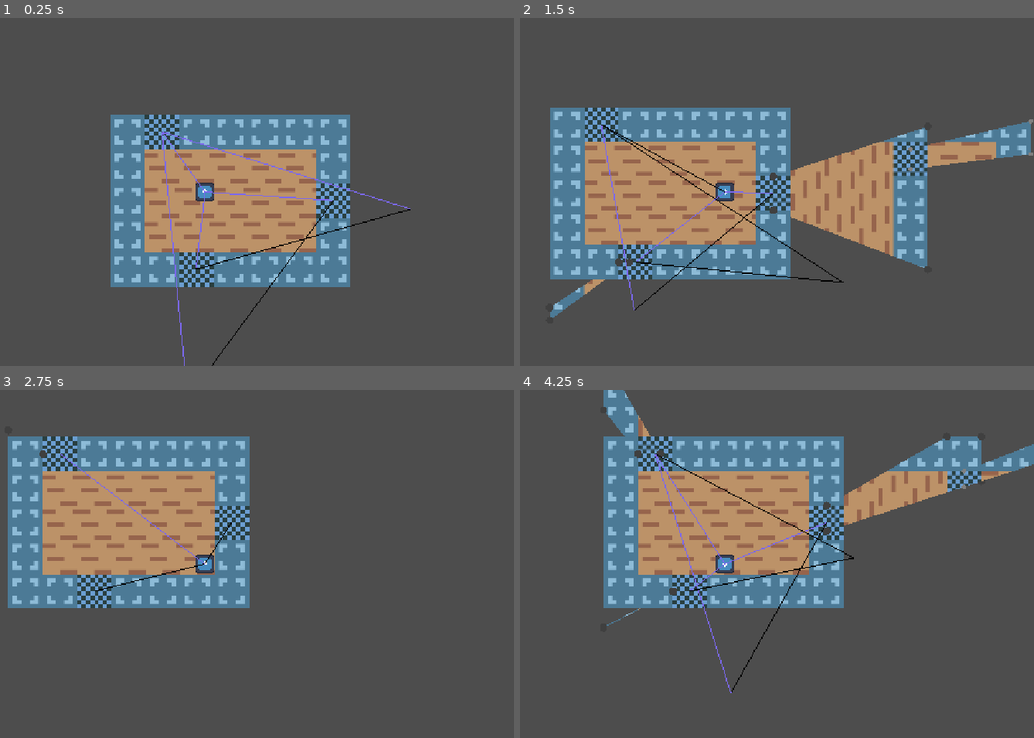
Above: before the commit, frames 1-4 (two rows, left to right).
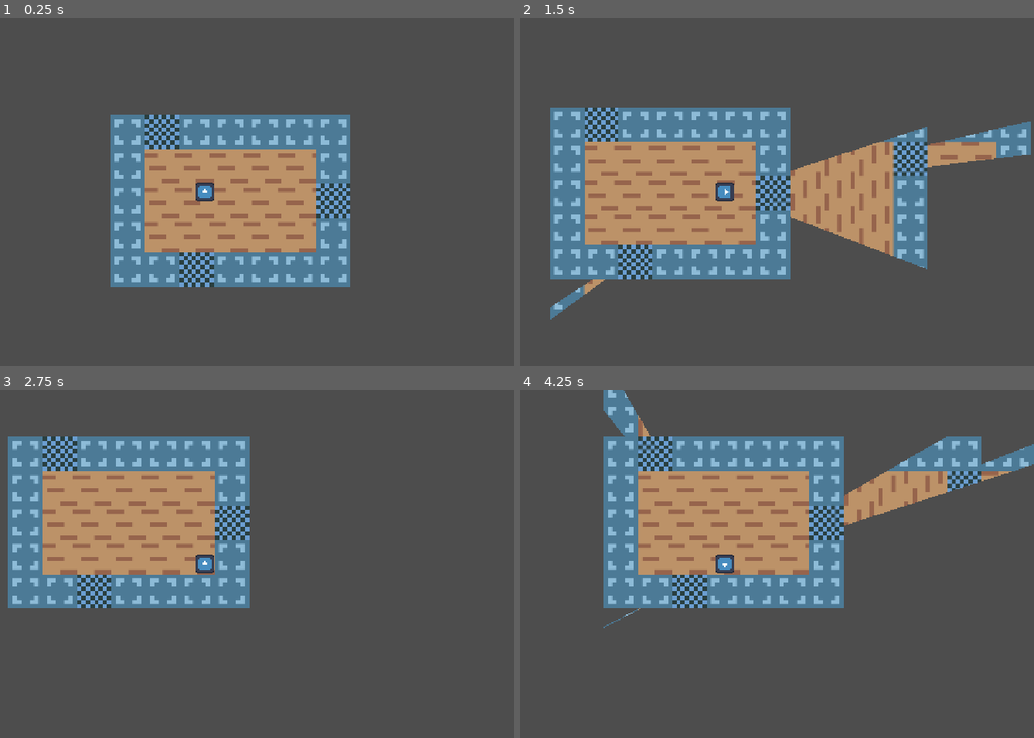
Above: after the commit, the same moments.

Repository: EfficiencySimplicity/godot-level-playground
Game: Godot game, scene res://Portals/demo/portal_testing.tscn
Two runs of this game, one before a commit and one after it. Both use one fixed random seed, a clock stepped at 60 frames per second and the inputs below. The engine's default icon, where the game draws it, is replaced by a stand-in: a white triangle on a blue panel in a dark square.
Inputs:
- Up to frame 1 (0.25 s): no input
- Up to frame 2 (1.5 s): tap Enter at 0.5 s; hold Right (Right) 0.53-1.28 s; hold Up (Movement) 0.53-1.28 s; hold Down (Down) from 1.28 s (still down); tap Up (Movement) at 1.35 s
- Up to frame 3 (2.75 s): release Down (Down) at 2.03 s; hold Right (Right) from 2.03 s (still down); hold Up (Movement) from 2.03 s (still down)
- Up to frame 4 (4.25 s): tap Space at 2.75 s; release Up (Movement) at 2.78 s; tap Up (Movement) at 2.85 s; tap Enter at 3.5 s; release Right (Right) at 3.53 s; hold Left (Left) from 3.53 s (still down); hold Up (Movement) from 3.53 s (still down)

The runs differ from the first frame. In frame 1, 0.7% of the frame differs, in the area x 31-80%, y 32-100%; in frame 2, 0.8%, in the area x 5-100%, y 29-87%; in frame 3, 0.2%; in frame 4, 0.8%.

Commit message:
fixed a rendering error

Diff:
--- a/Portals/demo/portal_testing.tscn
+++ b/Portals/demo/portal_testing.tscn
@@ -155,6 +155,7 @@
 script = ExtResource("6_reody")
 angle_step = 2
 debug = true
+show_test_angles = true
 current_room = NodePath("../../Room1/PortalRoom")
 metadata/_custom_type_script = "uid://cx0j3yf4egp72"
 
--- a/Portals/portal_origin.gd
+++ b/Portals/portal_origin.gd
@@ -220,15 +220,11 @@
 	if !(current_room): is_drawing = false; return
 
 	if !Engine.is_editor_hint():
-		all_meshes.map(
-			func(x):
-				draw_mesh(x.get_mesh(), x.room.texture, Transform2D(0, to_local(Vector2.ZERO)))
-				var color = Color.from_rgba8(x.y * 64, x.y * 64, x.y * 64)
-				Array(x.vertices).map(func(v): draw_circle(to_local(v), 10 - x.y * 3, color))
-		)
-
-		get_meshes(current_room, global_position, 1)
-
+		for x in all_meshes:
+			draw_mesh(x.get_mesh(), x.room.texture, Transform2D(0, to_local(Vector2.ZERO)))
+		# sometimes the draw system needs an extra slap in the face to remember to draw the meshes above
+		# this non-circle does the job somehow
+		draw_circle(Vector2.ZERO, 0, Color.RED)
 
 	if (!Engine.is_editor_hint() or !debug): is_drawing = false; return
 
